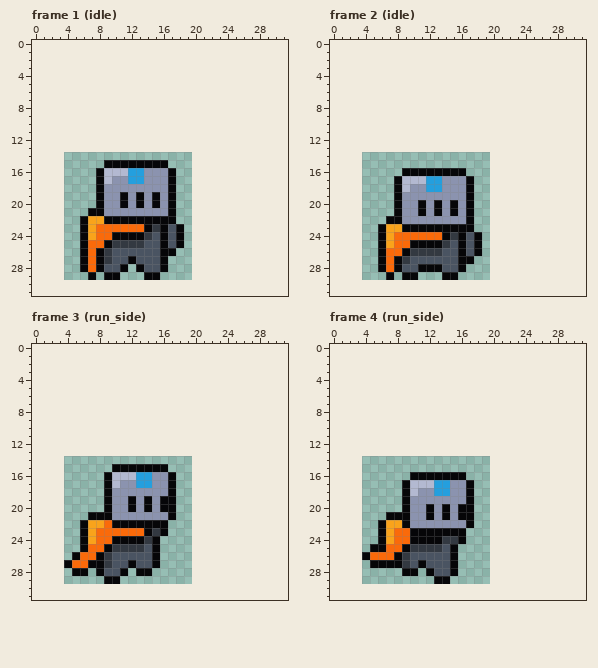
A pixel-art file gets an edit: assets/sprites/WIP/Knight.ase. The picture above was drawn from the file before the commit.
16x16 pixels, 9 frames. Shown: frame 1 (idle), frame 2 (idle), frame 3 (run_side), frame 4 (run_side). The old version is drawn lined up with the new one, on the new canvas. The commit also changed other frames, which this record leaves out.
The result:
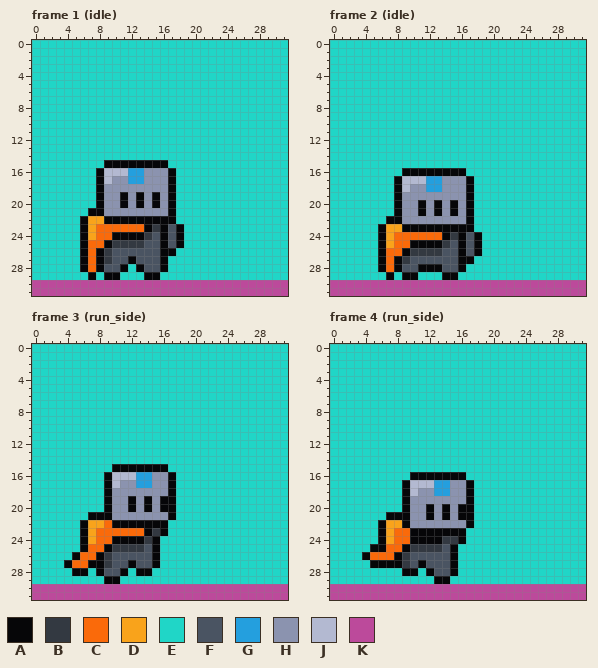
Palette (. is transparent): A #060608  B #333941  C #fa6a0a  D #f9a31b  E #20d6c7  F #4a5462  G #249fde  H #8b93af  J #b3b9d1  K #bc4a9b
Edits made:
canvas 16x16 -> 32x32, the old top-left corner now at 4,14
Frame 1 (idle):
Colour E is added in rows 0 to 14 at x 0 to 31; in row 15 at x 0 to 8 and 17 to 31; in rows 16 to 20 at x 0 to 7 and 18 to 31; in row 21 at x 0 to 6 and 18 to 31; in row 22 at x 0 to 5 and 18 to 31; in rows 23 to 25 at x 0 to 5 and 19 to 31.
Colour E is added in row 26 at x 0 to 5 and 18 to 31; in row 27 at x 0 to 5 and 17 to 31; in row 28 at x 0 to 5, 12 and 17 to 31; in row 29 at x 0 to 6, 8, 11 to 13 and 16 to 31.
Colour K is added in rows 30 to 31 at x 0 to 31.
Frame 2 (idle):
Colour E is added in rows 0 to 15 at x 0 to 31; in row 16 at x 0 to 8 and 17 to 31; in rows 17 to 21 at x 0 to 7 and 18 to 31; in row 22 at x 0 to 6 and 18 to 31; in row 23 at x 0 to 5 and 18 to 31; in rows 24 to 26 at x 0 to 5 and 19 to 31.
Colour E is added in row 27 at x 0 to 5 and 18 to 31; in row 28 at x 0 to 5 and 17 to 31; in row 29 at x 0 to 6, 8, 11 to 13 and 16 to 31.
Colour K is added in rows 30 to 31 at x 0 to 31.
Frame 3 (run_side):
Colour E is added in rows 0 to 14 at x 0 to 31; in row 15 at x 0 to 9 and 17 to 31; in rows 16 to 20 at x 0 to 8 and 18 to 31; in row 21 at x 0 to 6 and 18 to 31; in rows 22 to 23 at x 0 to 5 and 17 to 31; in rows 24 to 25 at x 0 to 5 and 16 to 31.
Colour E is added in row 26 at x 0 to 4 and 16 to 31; in row 27 at x 0 to 3 and 16 to 31; in row 28 at x 0 to 4, 7, 12 and 15 to 31; in row 29 at x 0 to 8 and 11 to 31.
Colour K is added in rows 30 to 31 at x 0 to 31.
Frame 4 (run_side):
Colour E is added in rows 0 to 15 at x 0 to 31; in row 16 at x 0 to 9 and 17 to 31; in rows 17 to 20 at x 0 to 8 and 18 to 31; in row 21 at x 0 to 6 and 18 to 31; in row 22 at x 0 to 5 and 18 to 31; in rows 23 to 24 at x 0 to 5 and 17 to 31.
Colour E is added in row 25 at x 0 to 4 and 16 to 31; in row 26 at x 0 to 3 and 16 to 31; in row 27 at x 0 to 4 and 16 to 31; in row 28 at x 0 to 8, 11 and 16 to 31; in row 29 at x 0 to 12 and 15 to 31.
Colour K is added in rows 30 to 31 at x 0 to 31.
Boxes around the changes in both pictures, in picture pixels (x1, y1, x2, y2):
added: (32, 40, 288, 296)
added: (330, 40, 586, 296)
added: (32, 344, 288, 600)
added: (330, 344, 586, 600)
